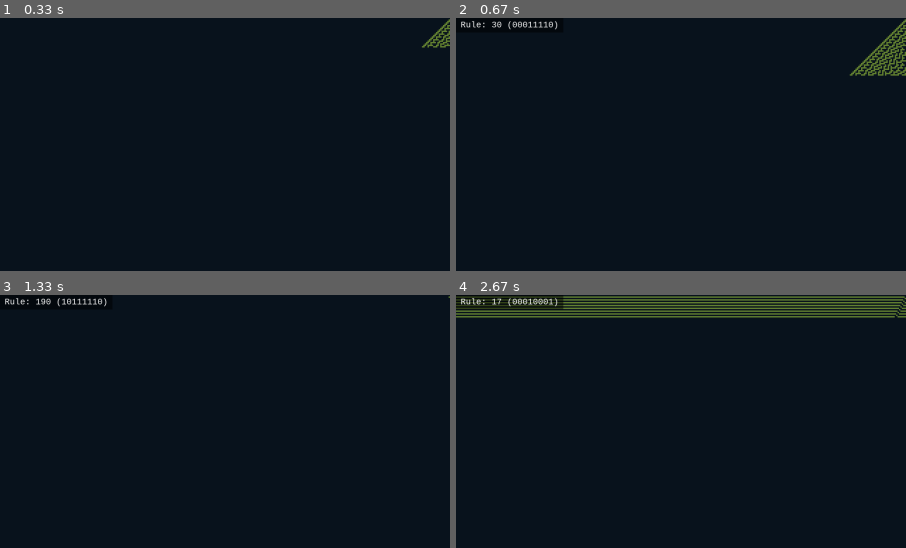
Above: before the commit, frames 1-4 (two rows, left to right).
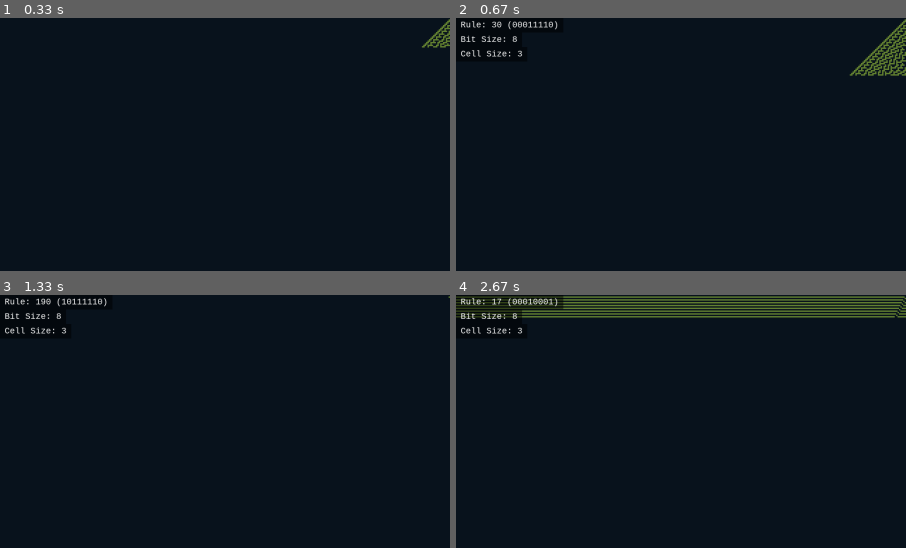
Above: after the commit, the same moments.

Repository: Dyretna/ca_simulator
Game: pygame game, started from run.py
Two runs of this game, one before a commit and one after it. Both use one fixed random seed, a clock stepped at 60 frames per second and the inputs below.
Inputs (mouse positions are % of the whole screen's width and height, from its top left):
- Up to frame 1 (0.33 s): no input
- Up to frame 2 (0.67 s): tap I at 0.33 s
- Up to frame 3 (1.33 s): hold A 0.67-1.2 s; move the mouse to (82, 47) at 0.7 s; tap Space at 0.73, 1.03, 1.3 s; tap F at 0.82 s; hold S from 1.23 s (still down); move the mouse to (51, 57) at 1.27 s
- Up to frame 4 (2.67 s): tap I at 1.38, 2.48 s; release S at 1.53 s; hold A 1.57-1.97 s; move the mouse to (26, 51) at 1.6 s; tap Space at 1.63, 1.93, 2.4 s; click (19, 35) at 2.05 s; hold S from 2.33 s (still down); move the mouse to (19, 74) at 2.37 s
The pictures show only the part of the screen within x 0-50%, y 0-50%; the shares and areas given below are measured in that part.

Frame 1 is identical in both runs. In frame 2, 0.3% of the frame differs, in the area x 1-15%, y 6-16%; in frame 3, 0.3%; in frame 4, 0.5%, in the area x 0-15%, y 5-16%.

Commit message:
Add: InformationOverlay class in views.
- Takes the responsibility to draw the information overlay
  on the running simulation.
- The method in CASimulator to draw the overlay is deleted.
- Added a few rows that shows current bit_size and cell size.

Diff:
--- a/src/ca_simulator/ca_simulator.py
+++ b/src/ca_simulator/ca_simulator.py
@@ -8,8 +8,8 @@
 from .config import Config
 from .core.ca_engine import CAEngine
 from .ui.actions import Actions
-from .ui.theme import DEFAULT_FONT
 from .ui.views.colorpicker import ColorPicker
+from .ui.views.info_overlay import InformationOverlay
 from .ui.views.settings_screen import SettingsScreen
 from .ui.views.ui_bar import UIBar
 
@@ -56,6 +56,8 @@
         Modal settings view for adjusting engine and display parameters.
     colorpicker : ColorPicker
         Modal color selection view for foreground/background CA colors.
+    info_overlay : InformationOverlay
+        Information overlay on running simulation.
     save_flag : bool
         Indicates whether the next completed simulation should be saved.
     display_changes : bool
@@ -107,6 +109,7 @@
         self.settings_screen = SettingsScreen(self.config, self.actions)
         self.ui_bar = UIBar(self.config, self.actions)
         self.colorpicker = ColorPicker()
+        self.info_overlay = InformationOverlay(self.config)
 
         self.save_flag = False
         self.display_changes = False
@@ -272,33 +275,13 @@
         self.screen.blit(self.ca_surface, (0, 0))
         self.ui_bar.draw(self.screen)
         if self.config.general.show_info:
-            self._draw_info()
+            self.info_overlay.draw(self.screen, self.ruleset_code)
         if self.settings_screen.is_active():
             self.settings_screen.draw(self.screen)
         if self.colorpicker.is_active():
             self.colorpicker.draw(self.screen)
         pygame.display.flip()
 
-    def _draw_info(self) -> None:
-        """Draw the info overlay on top of the CA surface."""
-
-        font = pygame.font.SysFont(**DEFAULT_FONT)
-
-        bit_str = f"{self.ruleset_code:0{self.engine.ruleset.bit_size}b}"
-        grouped = " ".join(bit_str[i : i + 8] for i in range(0, len(bit_str), 8))
-        text_str = f"Rule: {self.engine.ruleset_code} ({grouped})"
-        text = font.render(text_str, True, (255, 255, 255))
-
-        text_w, text_h = font.size(text_str)
-        padding = 10
-        box_w = text_w + padding * 2
-        box_h = text_h + padding
-
-        box = pygame.Surface((box_w, box_h), pygame.SRCALPHA)
-        box.fill((0, 0, 0, 120))
-        self.screen.blit(box, (0, 0))
-        self.screen.blit(text, (padding, padding // 2))
-
     # --------------------------------------------------------
     # Initialize, Reset, Save
     # --------------------------------------------------------
--- /dev/null
+++ b/src/ca_simulator/ui/views/info_overlay.py
@@ -0,0 +1,46 @@
+import pygame
+
+from ...config import Config
+from ..theme import DEFAULT_FONT
+
+
+class InformationOverlay:
+    """Draws the information overlay on top of the CA surface."""
+
+    def __init__(self, config: Config):
+        self.config = config
+
+    def draw(self, surface: pygame.Surface, ruleset_code: int) -> None:
+        font = pygame.font.SysFont(**DEFAULT_FONT)
+
+        # rule bits
+        bit_str = f"{ruleset_code:0{self.config.engine.bit_size}b}"
+        grouped = " ".join(bit_str[i : i + 8] for i in range(0, len(bit_str), 8))
+
+        lines = [
+            f"Rule: {ruleset_code} ({grouped})",
+            f"Bit Size: {self.config.engine.bit_size}",
+            f"Cell Size: {self.config.engine.cell_size}",
+        ]
+
+        padding = 10
+        y = 0
+
+        for line in lines:
+            text_surf = font.render(line, True, (255, 255, 255))
+            w, h = font.size(line)
+
+            # box size for THIS line only
+            box_w = w + padding * 2
+            box_h = h + padding
+
+            # background box
+            box = pygame.Surface((box_w, box_h), pygame.SRCALPHA)
+            box.fill((0, 0, 0, 120))
+            surface.blit(box, (0, y))
+
+            # text
+            surface.blit(text_surf, (padding, y + padding // 2))
+
+            # next line below
+            y += box_h
